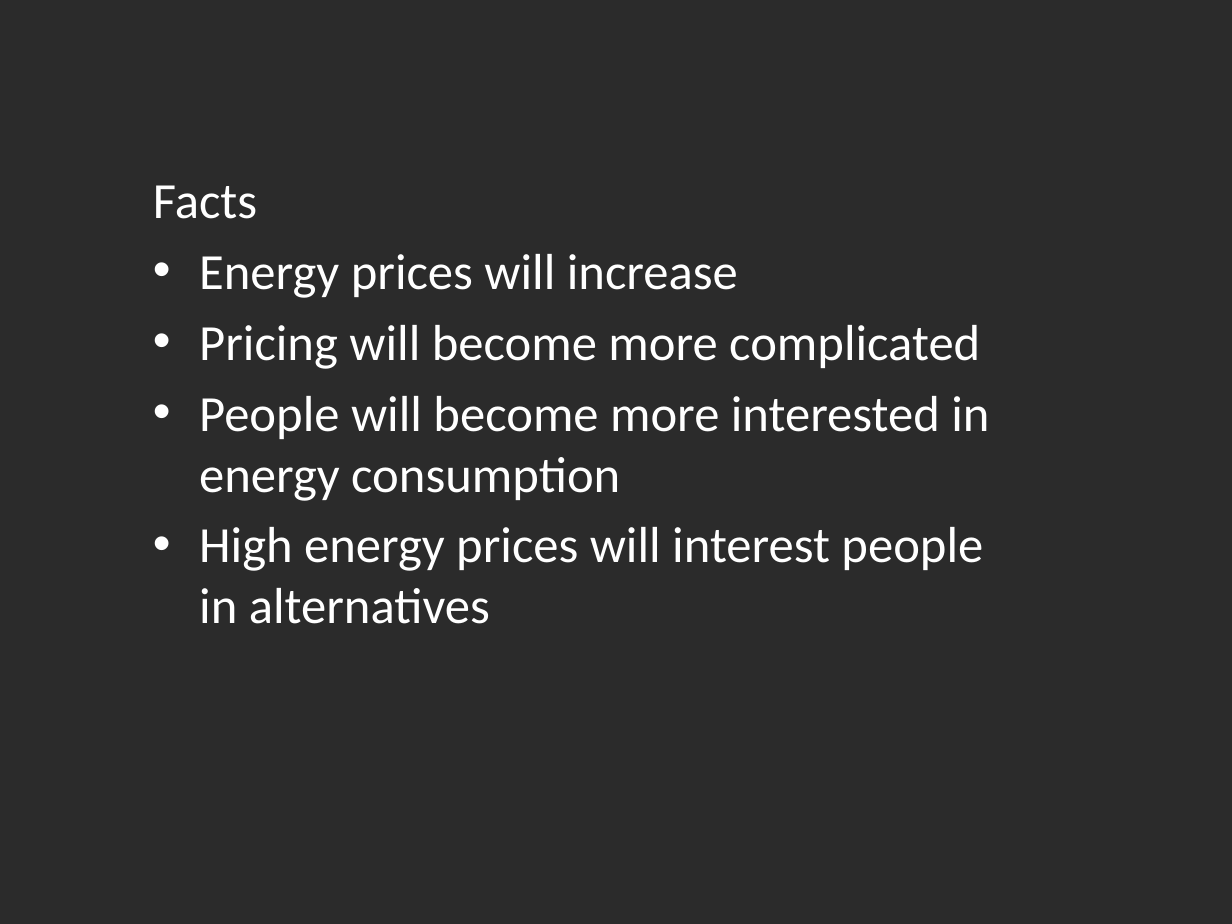
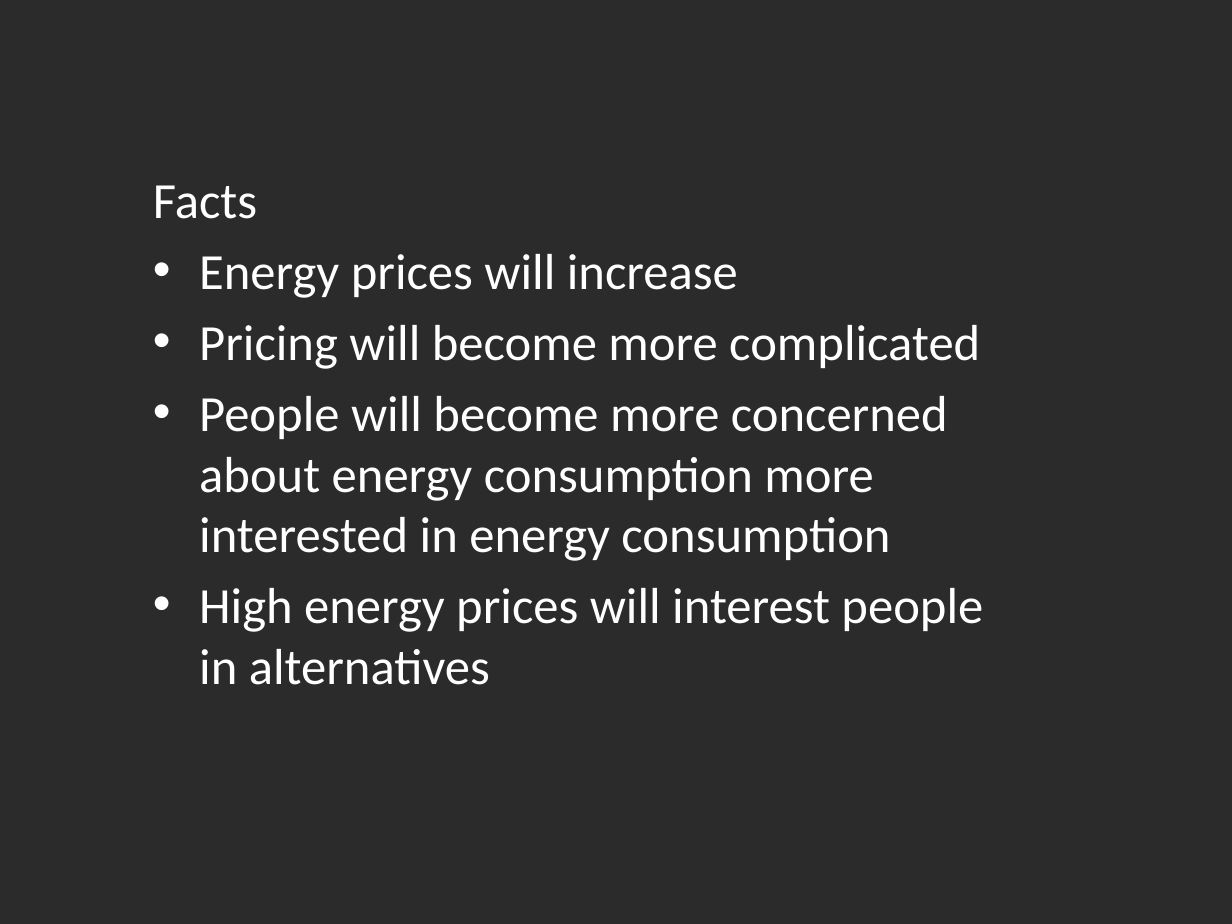
Before and after one commit to aknutas/Greendel, a slide deck: slide 3 of Documents/presentation_final_1.pptx. Drawn at 1232x924 pixels with LibreOffice and Linux fonts; fonts in the diff are those of the drawing; background and template pictures are left out; a plain dark background stands for a picture behind light text. Boxes give left, top, right and bottom in pixels: in the first picture for what was removed or moved away, otherwise in the second. Text is boxed around its words. In the diff, an @@ line names an element or a change of style, - is before the commit and + after.

```diff
--- a/Documents/presentation_final_1.pptx
+++ b/Documents/presentation_final_1.pptx
@@ text at <box>199,396,948,561</box>: text changed @@
-• People will become more interested in energy consumption
+• People will become more concerned about energy consumption more interested in energy consumption
```
Also in this commit, not shown: 3 other files.
